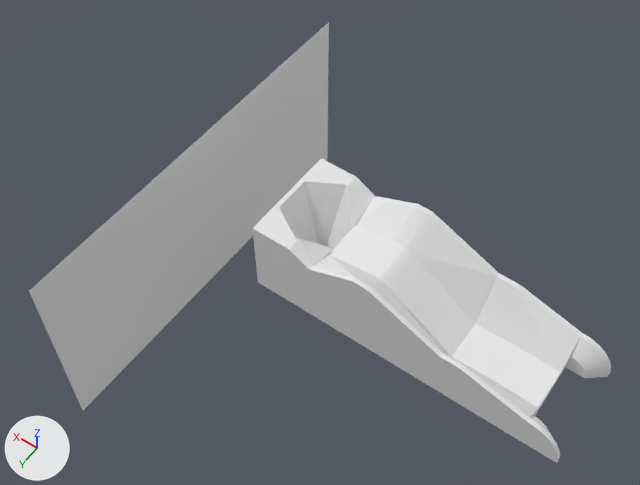
A saved change to the OBJ model examples/sampling_c3/urdf/3d_Printer/ramp/ramp11.obj.
Camera for both pictures: a camera (50 mm lens) standing at (-196.0, 215.0, 406.0) and looking at (-22.0, -29.0, 22.0). Every picture has the same lights, and +X, +Y and +Z are marked at lower left. The first picture is the older version. Where no turn or scale is listed for an object, it has been applied to the vertices.

Script lines for the objects in view, before the commit:
```python
ob_cube = bpy.data.objects.new('Cube', me_cube)
ob_cube.location = (0.0, 0.0, 0.0)
ob_new_ramp = bpy.data.objects.new('new_ramp', me_new_ramp)
ob_new_ramp.location = (0.0, 0.0, 0.0)
ob_new_ramp_001 = bpy.data.objects.new('new_ramp.001', me_new_ramp_001)
ob_new_ramp_001.location = (0.0, 0.0, 0.0)
ob_new_ramp_002 = bpy.data.objects.new('new_ramp.002', me_new_ramp_002)
ob_new_ramp_002.location = (0.0, 0.0, 0.0)
ob_new_ramp_003 = bpy.data.objects.new('new_ramp.003', me_new_ramp_003)
ob_new_ramp_003.location = (0.0, 0.0, 0.0)
ob_new_ramp_004 = bpy.data.objects.new('new_ramp.004', me_new_ramp_004)
ob_new_ramp_004.location = (0.0, 0.0, 0.0)
ob_new_ramp_005 = bpy.data.objects.new('new_ramp.005', me_new_ramp_005)
ob_new_ramp_005.location = (0.0, 0.0, 0.0)
ob_new_ramp_006 = bpy.data.objects.new('new_ramp.006', me_new_ramp_006)
ob_new_ramp_006.location = (0.0, 0.0, 0.0)
ob_new_ramp_011 = bpy.data.objects.new('new_ramp.011', me_new_ramp_011)
ob_new_ramp_011.location = (0.0, 0.0, 0.0)
# also in view: 'new_ramp.012' at (-11.0, -14.0, 24.0); 'new_ramp.007' at (-139.0, -52.0, 16.0); 'new_ramp.013' at (-9.0, -31.0, 24.0); 'new_ramp.008' at (-139.0, -30.0, 4.0); 'new_ramp.010' at (-29.0, -47.0, 24.0)
```
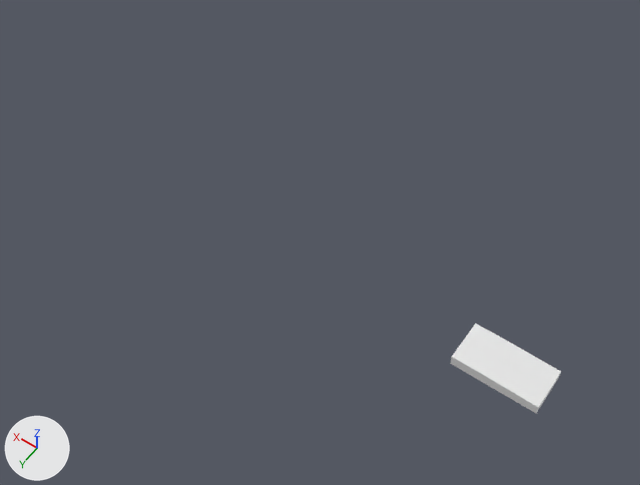
Edits to the bpy script that builds the scene:
```text
Remove ob_cube:
    ob_cube = bpy.data.objects.new('Cube', me_cube)
    ob_cube.location = (0.0, 0.0, 0.0)
Remove ob_new_ramp:
    ob_new_ramp = bpy.data.objects.new('new_ramp', me_new_ramp)
    ob_new_ramp.location = (0.0, 0.0, 0.0)
Remove ob_new_ramp_001:
    ob_new_ramp_001 = bpy.data.objects.new('new_ramp.001', me_new_ramp_001)
    ob_new_ramp_001.location = (0.0, 0.0, 0.0)
Remove ob_new_ramp_002:
    ob_new_ramp_002 = bpy.data.objects.new('new_ramp.002', me_new_ramp_002)
    ob_new_ramp_002.location = (0.0, 0.0, 0.0)
Remove ob_new_ramp_003:
    ob_new_ramp_003 = bpy.data.objects.new('new_ramp.003', me_new_ramp_003)
    ob_new_ramp_003.location = (0.0, 0.0, 0.0)
Remove ob_new_ramp_004:
    ob_new_ramp_004 = bpy.data.objects.new('new_ramp.004', me_new_ramp_004)
    ob_new_ramp_004.location = (0.0, 0.0, 0.0)
Remove ob_new_ramp_005:
    ob_new_ramp_005 = bpy.data.objects.new('new_ramp.005', me_new_ramp_005)
    ob_new_ramp_005.location = (0.0, 0.0, 0.0)
Remove ob_new_ramp_006:
    ob_new_ramp_006 = bpy.data.objects.new('new_ramp.006', me_new_ramp_006)
    ob_new_ramp_006.location = (0.0, 0.0, 0.0)
Remove ob_new_ramp_007:
    ob_new_ramp_007 = bpy.data.objects.new('new_ramp.007', me_new_ramp_007)
    ob_new_ramp_007.location = (0.0, 0.0, 0.0)
Remove ob_new_ramp_010:
    ob_new_ramp_010 = bpy.data.objects.new('new_ramp.010', me_new_ramp_010)
    ob_new_ramp_010.location = (0.0, 0.0, 0.0)
Remove ob_new_ramp_011:
    ob_new_ramp_011 = bpy.data.objects.new('new_ramp.011', me_new_ramp_011)
    ob_new_ramp_011.location = (0.0, 0.0, 0.0)
Remove ob_new_ramp_012:
    ob_new_ramp_012 = bpy.data.objects.new('new_ramp.012', me_new_ramp_012)
    ob_new_ramp_012.location = (0.0, 0.0, 0.0)
Remove ob_new_ramp_013:
    ob_new_ramp_013 = bpy.data.objects.new('new_ramp.013', me_new_ramp_013)
    ob_new_ramp_013.location = (0.0, 0.0, 0.0)
```

Where the change shows, as pixel boxes (x1, y1, x2, y2) in the pictures (640 x 485 px):
'Cube', deleted: before (29, 22, 329, 410)
'new_ramp', deleted: before (309, 255, 451, 388)
'new_ramp.005', deleted: before (356, 196, 499, 323)
'new_ramp.004', deleted: before (329, 225, 475, 357)
'new_ramp.007', deleted: before (476, 273, 583, 377)
'new_ramp.006', deleted: before (433, 353, 538, 441)
'new_ramp.012', deleted: before (253, 207, 304, 301)
'new_ramp.011', deleted: before (302, 158, 354, 246)
'new_ramp.003', deleted: before (287, 239, 334, 314)
'new_ramp.010', deleted: before (327, 176, 375, 248)
'new_ramp.002', deleted: before (566, 333, 611, 378)
'new_ramp.013', deleted: before (274, 178, 318, 244)
'new_ramp.001', deleted: before (520, 415, 560, 463)
